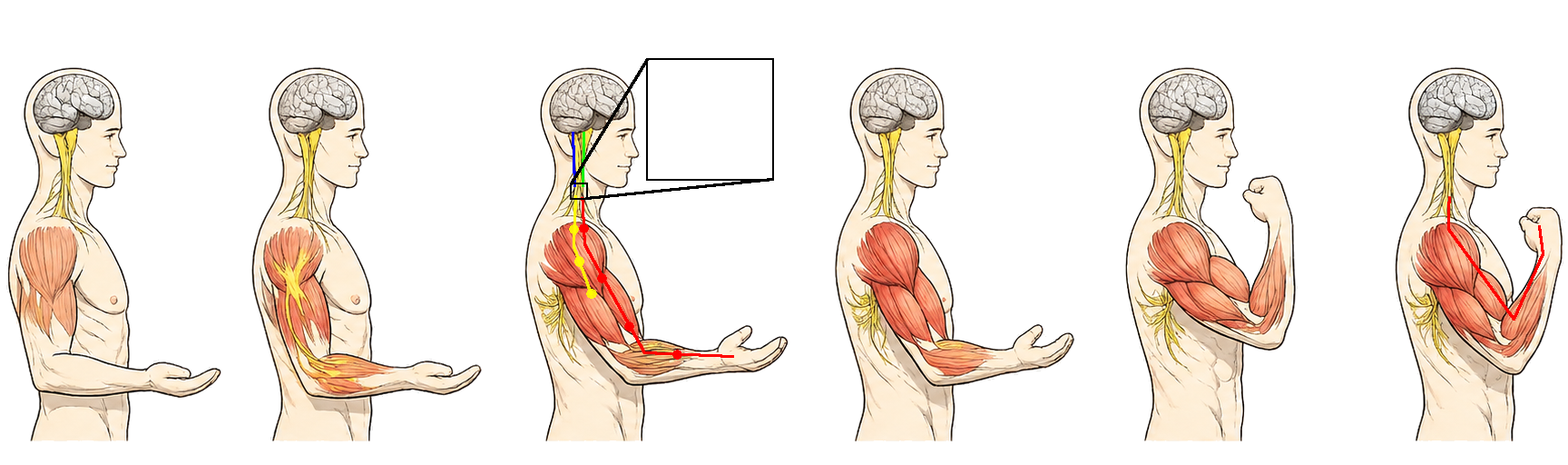
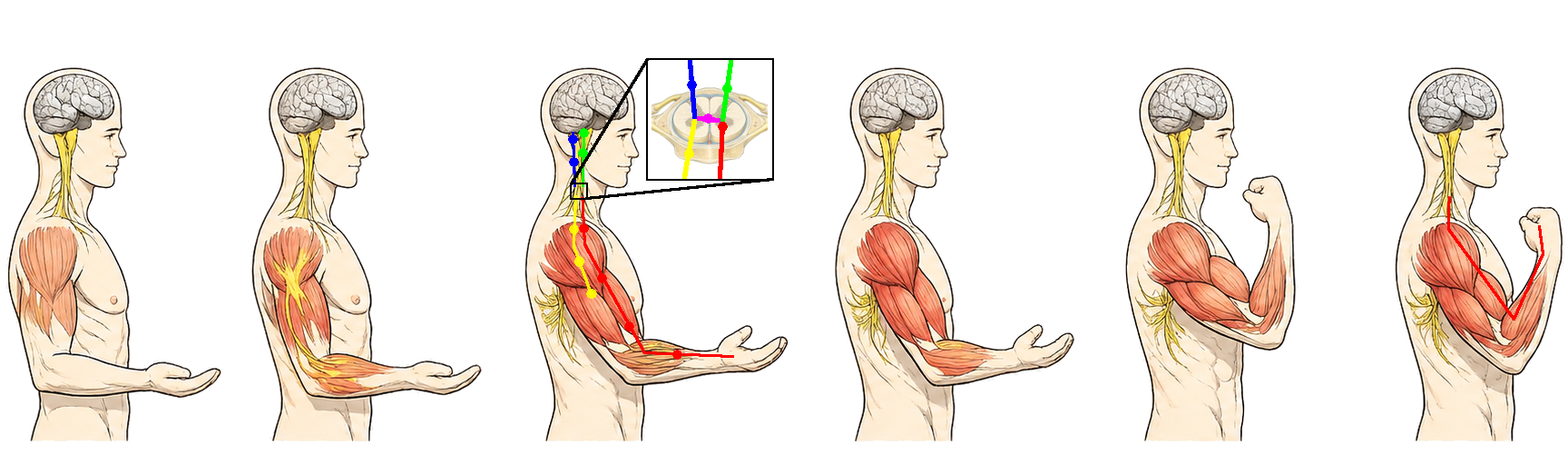
The second 1568px x 465px image is a revision of the first. Changes to its layers:
added layer "neur_5_anim1" above "neur_4_anim1 copy #1" over [703, 113, 714, 124]
added layer "neur_4_anim1 copy #1" above "neur_4_anim1 copy" over [686, 79, 697, 90]
added layer "neur_4_anim1 copy" above "neur_4_anim1" over [568, 157, 579, 167]
added layer "neur_4_anim1" above "neur_3_anim1 copy #1" over [568, 135, 579, 144]
added layer "neur_3_anim1 copy #1" above "neur_3_anim1 copy" over [578, 127, 589, 138]
added layer "neur_3_anim1 copy" above "neur_3_anim1" over [578, 147, 588, 158]
added layer "neur_3_anim1" above "neur_2_anim1 copy #2" over [581, 83, 733, 176]
painted on "neur_2_anim1" over [684, 148, 695, 159]
added layer "neur_1_anim1 copy #4" above "neur_1_anim1 copy #3" over [717, 121, 728, 132]
added layer "Neuron_5" above "Neuron_4" over [696, 116, 721, 123]
painted on "Neuron_4" over [687, 59, 697, 119]
painted on "Neuron_3" over [720, 59, 734, 122]
painted on "Neuron_2" over [682, 115, 697, 179]
painted on "Neuron_1" over [717, 121, 726, 179]
added layer "moelle_inp.png" above "animation_bras.png" over [651, 86, 768, 165]
